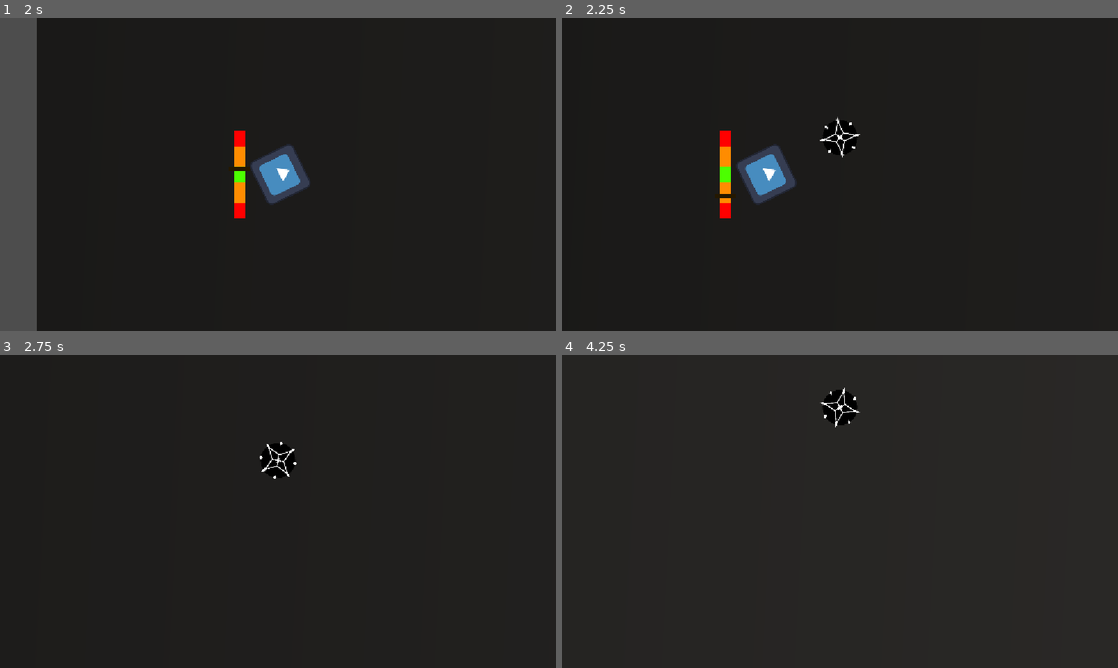
Above: before the commit, frames 1-4 (two rows, left to right).
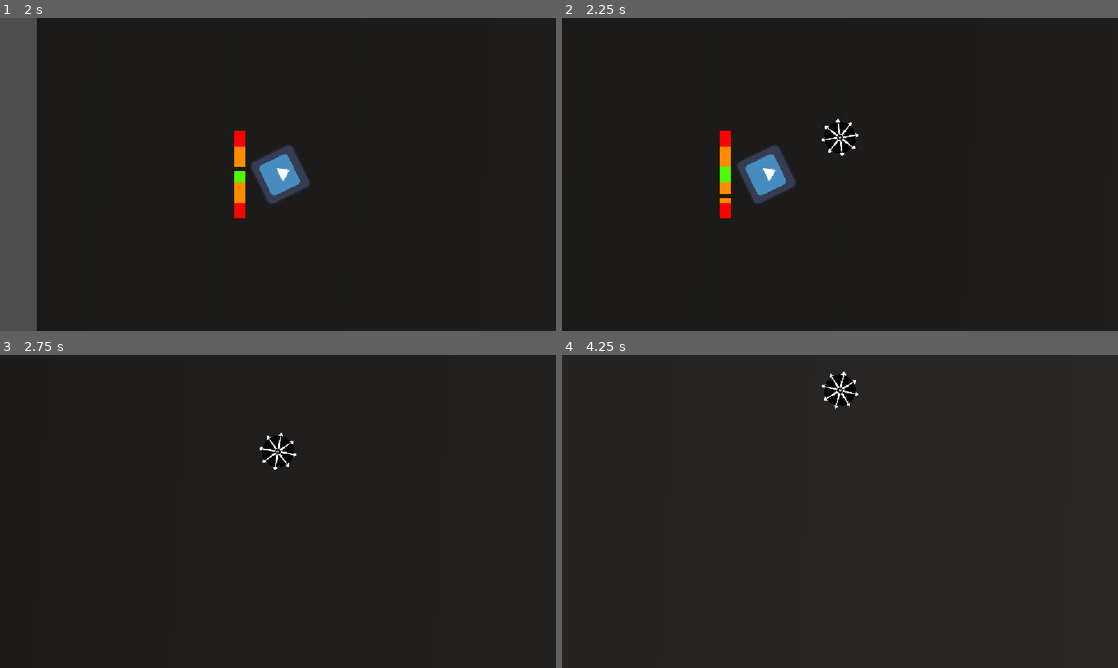
Above: after the commit, the same moments.

Repository: ryder-james/AVerySeriousGameJam
Game: Godot game, scene res://map.tscn
The game is run twice, just before and just after one commit, with the same random seed, the same clock (stepped at 60 frames per second) and the same inputs. The engine's default icon, where the game draws it, is replaced by a stand-in: a white triangle on a blue panel in a dark square.
Inputs:
- Up to frame 1 (2 s): hold A (ccw) 0.53-1.28 s; tap D (cw) at 1.35 s
- Up to frame 2 (2.25 s): tap Enter at 2 s; tap Space (launch) at 2.1 s
- Up to frame 3 (2.75 s): no input
- Up to frame 4 (4.25 s): tap A (ccw) at 2.85 s; hold D (cw) from 3.53 s (still down)

Frame 1 is identical in both runs. In frame 2, 0.3% of the frame differs, in the area x 46-54%, y 31-45%; in frame 3, 0.5%; in frame 4, 0.7%, in the area x 46-54%, y 5-24%.

Commit message:
Beyblade size finalize

Diff:
--- a/beyblade/beyblade.tscn
+++ b/beyblade/beyblade.tscn
@@ -1,14 +1,14 @@
 [gd_scene format=3 uid="uid://bwpfbwm75cowr"]
 
 [ext_resource type="Script" uid="uid://dvgou34t5mt21" path="res://beyblade/beyblade.gd" id="1_e03yv"]
-[ext_resource type="Texture2D" uid="uid://dwfc8ib2p6olc" path="res://beyblade/beyblade.png" id="2_qg5uo"]
+[ext_resource type="Texture2D" uid="uid://dot4edvib1brr" path="res://beyblade/beyblade.png" id="2_qg5uo"]
 
 [sub_resource type="PhysicsMaterial" id="PhysicsMaterial_gqbix"]
 friction = 0.0
 bounce = 0.6
 
 [sub_resource type="CircleShape2D" id="CircleShape2D_ujo3m"]
-radius = 47.26521
+radius = 42.0
 
 [node name="Beyblade" type="RigidBody2D" unique_id=414612044]
 physics_material_override = SubResource("PhysicsMaterial_gqbix")
Binary file changed: beyblade/beyblade.png
Binary file added: beyblade/beyguide.png
Not shown, changed: beyblade/beyguide.png.import
